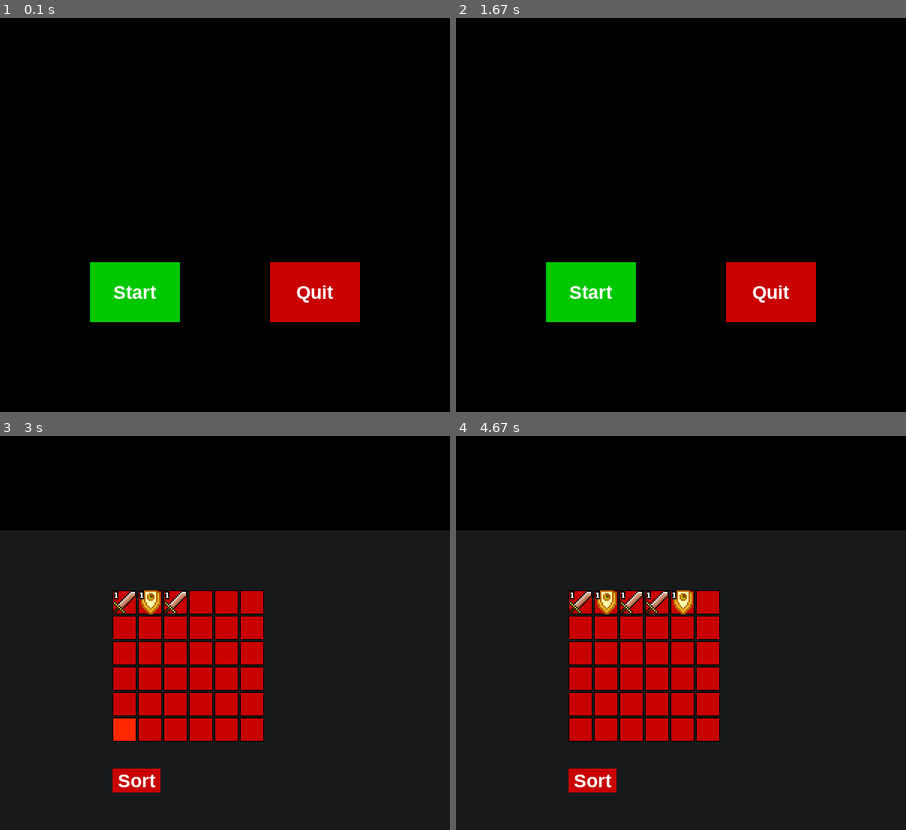
Above: before the commit, frames 1-4 (two rows, left to right).
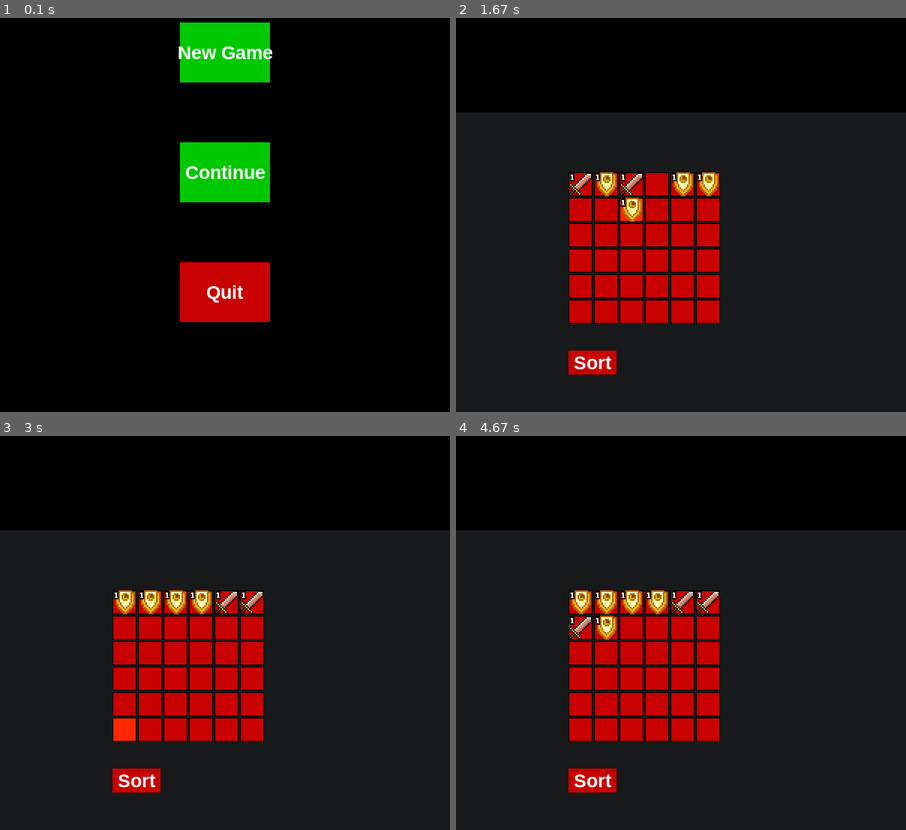
Above: after the commit, the same moments.

Repository: amirowns/starting
Game: pygame game, started from VSC_folder/anotherGAME.py
Two runs of this game, one before a commit and one after it. Both use one fixed random seed, a clock stepped at 60 frames per second and the inputs below.
Inputs (mouse positions are in pixels of both pictures, inside the frame that each line leads up to):
- Up to frame 1 (0.1 s): no input
- Up to frame 2 (1.67 s): click (681, 171) at 0.42 s, where only the run after the commit has a clickable "Continue"; press the mouse at (604, 183) at 0.7 s; move the mouse to (613, 167) at 0.8 s; release the mouse at (622, 151) at 0.93 s; click (582, 183) at 1.05 s, where only the run after the commit has a clickable "1"; press the mouse at (658, 183) at 1.37 s; move the mouse to (645, 195) at 1.47 s; release the mouse at (636, 207) at 1.6 s
- Up to frame 3 (3 s): press the mouse at (252, 703) at 1.7 s; move the mouse to (184, 629) at 1.8 s; release the mouse at (117, 558) at 1.93 s; click (135, 778) at 2.05 s, where only the run after the commit has a clickable "Sort"; press the mouse at (252, 601) at 2.37 s; move the mouse to (252, 506) at 2.47 s; release the mouse at (outside the picture) at 2.6 s; press the mouse at (225, 629) at 2.7 s; move the mouse to (171, 680) at 2.8 s; release the mouse at (121, 735) at 2.93 s
- Up to frame 4 (4.67 s): press the mouse at (681, 652) at 3.03 s; move the mouse to (735, 613) at 3.13 s; release the mouse at (789, 573) at 3.27 s; right-click (604, 542) at 3.38 s; press the mouse at (604, 542) at 3.7 s; move the mouse to (645, 636) at 3.8 s; release the mouse at (690, 731) at 3.93 s; press the mouse at (631, 601) at 4.03 s; move the mouse to (708, 660) at 4.13 s; release the mouse at (780, 719) at 4.27 s; right-click (757, 479) at 4.38 s

The runs differ from the first frame. In frame 1, 15% of the frame differs, in the area x 20-80%, y 1-78%; in frame 2, 75%, in the area x 0-100%, y 23-100%; in frame 3, 1.0%; in frame 4, 1.4%.

Commit message:
SAVES ITEMS ON EXIT AND CAN CONTINUE OR START NEW GAME

Diff:
--- /dev/null
+++ b/Save_file.json
@@ -0,0 +1 @@
+[["sword", 1, "VSC_folder/pictures/sword1.png"], ["shield", 1, "VSC_folder/pictures/shield1.png"], ["sword", 1, "VSC_folder/pictures/sword1.png"], ["shield", 1, "VSC_folder/pictures/shield1.png"], ["shield", 1, "VSC_folder/pictures/shield1.png"], ["shield", 1, "VSC_folder/pictures/shield1.png"]]
--- a/VSC_folder/anotherGAME.py
+++ b/VSC_folder/anotherGAME.py
@@ -14,7 +14,7 @@
 import pygame
 import Button
 from random import choice
-
+import json
 # create a clock to track time
 clock = pygame.time.Clock()
 
@@ -36,6 +36,7 @@
 DISPLAY_HEIGHT = 800
 screen_size = (DISPLAY_WIDTH, DISPLAY_HEIGHT)
 screen = pygame.display.set_mode(screen_size)
+screen_rect = screen.get_rect()
 
 # add window caption
 pygame.display.set_caption('Another Idle Game')
@@ -62,6 +63,31 @@
 
     def __str__(self):
         return f"level {self.item_level} {self.item_type}, rect = {self.rect}, moving? {self.moving}."
+"""
+    def toJSON(self):
+        jsonDATA = {}
+        itemStats = {}
+        itemStatsList = []
+
+        itemStats["item_type"] = self.item_type
+        itemStats["item_level"] = self.item_level
+        itemStats["image_location"] = self.image_location
+
+        jsonDATA["Items"] = itemStats
+
+        return json.dumps(itemStats)
+"""
+def saveItems():
+    json_string = json.dumps([(item.item_type, item.item_level, item.image_location) for item in current_items_list])
+
+    with open("Save_file.json", "w") as f:
+        f.write(json_string)
+
+def loadItems():
+    with open("Save_file.json", "r") as f:
+        itemStats = json.load(f)
+        for item in itemStats:
+            current_items_list.append(Item(item[0], item[1], item[2]))
 
 def drop_table():
     for button in MERGE_BUTTON_LIST:
@@ -88,6 +114,10 @@
 def merge_item():
     pass
 
+def starting_items():
+    # starting items
+    current_items_list.append(Item("sword", 1, "VSC_folder/pictures/sword1.png"))
+    current_items_list.append(Item("shield", 1, "VSC_folder/pictures/shield1.png"))
 
 def game_intro():
 
@@ -97,10 +127,10 @@
     screen.fill(BLACK)
     #message_display("Idle Game")
 
-
-    # make buttons
-    MM_Button_list.append(Button.TTTButton("Start", GREEN, BRIGHT_GREEN, medText, pygame.Rect(DISPLAY_WIDTH * 0.2, DISPLAY_HEIGHT * .75, DISPLAY_WIDTH * 0.2, DISPLAY_HEIGHT * 0.1)))
-    MM_Button_list.append(Button.TTTButton("Quit", RED, BRIGHT_RED, medText, pygame.Rect(DISPLAY_WIDTH * 0.6, DISPLAY_HEIGHT * .75, DISPLAY_WIDTH * 0.2, DISPLAY_HEIGHT * 0.1)))
+    # make buttons and add them to MM_Button_list
+    MM_Button_list.append(Button.TTTButton("New Game", GREEN, BRIGHT_GREEN, medText, pygame.Rect(DISPLAY_WIDTH * 0.4, DISPLAY_HEIGHT * .35, DISPLAY_WIDTH * 0.2, DISPLAY_HEIGHT * 0.1)))
+    MM_Button_list.append(Button.TTTButton("Continue", GREEN, BRIGHT_GREEN, medText, pygame.Rect(DISPLAY_WIDTH * 0.4, DISPLAY_HEIGHT * .55, DISPLAY_WIDTH * 0.2, DISPLAY_HEIGHT * 0.1)))
+    MM_Button_list.append(Button.TTTButton("Quit", RED, BRIGHT_RED, medText, pygame.Rect(DISPLAY_WIDTH * 0.4, DISPLAY_HEIGHT * .75, DISPLAY_WIDTH * 0.2, DISPLAY_HEIGHT * 0.1)))
 
     while intro:
 
@@ -111,9 +141,14 @@
             elif event.type == pygame.MOUSEBUTTONUP:
                 for button in MM_Button_list:
                     if button.hovered(mouse):
-                        if button.text == "Start":
+                        if button.text == "New Game":
+                            # open new game file
+                            starting_items()
                             game_loop()
-                            break
+                        elif button.text == "Continue":
+                            # open the save file
+                            loadItems()
+                            game_loop()
                         elif button.text == "Quit":
                             sys.exit()
             else:
@@ -148,11 +183,6 @@
 
     SCREEN_BUTTON_LIST.append(Button.TTTButton("Sort", RED, BRIGHT_RED, medText, pygame.Rect(COLUMN_ONE, ROW_ONE + (7 * MOVE_OVER), BOX_DIMENSION * 2, BOX_DIMENSION)))
 
-    # starting items
-    current_items_list.append(Item("sword", 1, "VSC_folder/pictures/sword1.png"))
-    current_items_list.append(Item("shield", 1, "VSC_folder/pictures/shield1.png"))
-    current_items_list.append(Item("sword", 1, "VSC_folder/pictures/sword1.png"))
-
 
     #################################################
     # if sword on drop table gets rolled:
@@ -194,6 +224,7 @@
         # exits game if you click the X in top right
         for event in pygame.event.get():
             if event.type == pygame.QUIT:
+                saveItems()
                 sys.exit()
             elif event.type == pygame.MOUSEBUTTONDOWN:
                 if event.button == 1: # left click
@@ -212,6 +243,7 @@
                                     button_on_mousedown = MERGE_BUTTON_LIST.index(button) # gets the index of button clicked on
                 elif event.button == 3: # right click
                     drop_table()
+                    saveItems()
 
             elif event.type == pygame.MOUSEMOTION:
                 for item in current_items_list:
--- /dev/null
+++ b/entities.py
@@ -0,0 +1,8 @@
+import json
+"""
+class Entity():
+    def __init__(self, save_file):
+        self.health = #health from save
+        self.attack = #attack from save
+        self.defense = #defense from save
+"""
Empty file added: new_game.json
